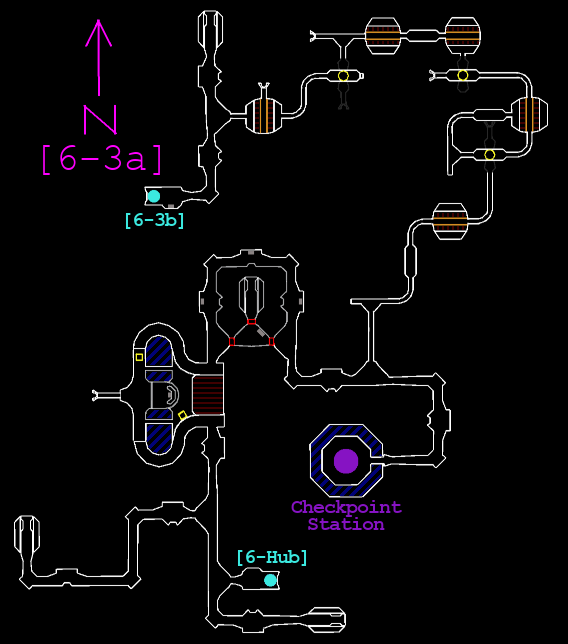
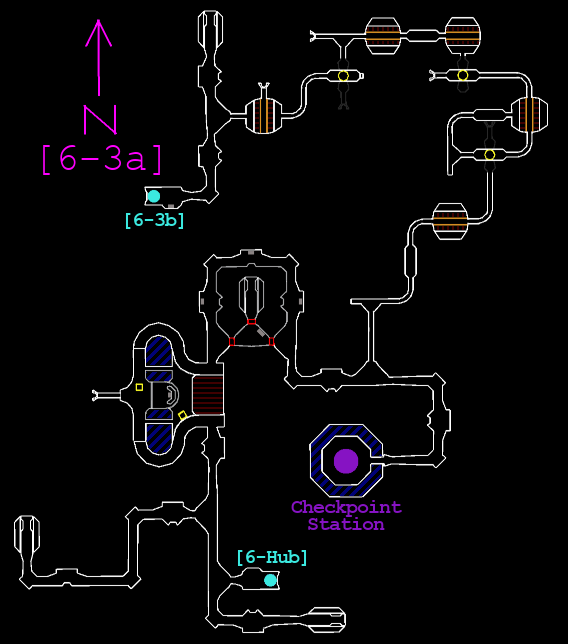
The second 568px x 644px image is a revision of the first. Changes to its layers:
painted on "Map" over box(135, 34, 367, 392)
